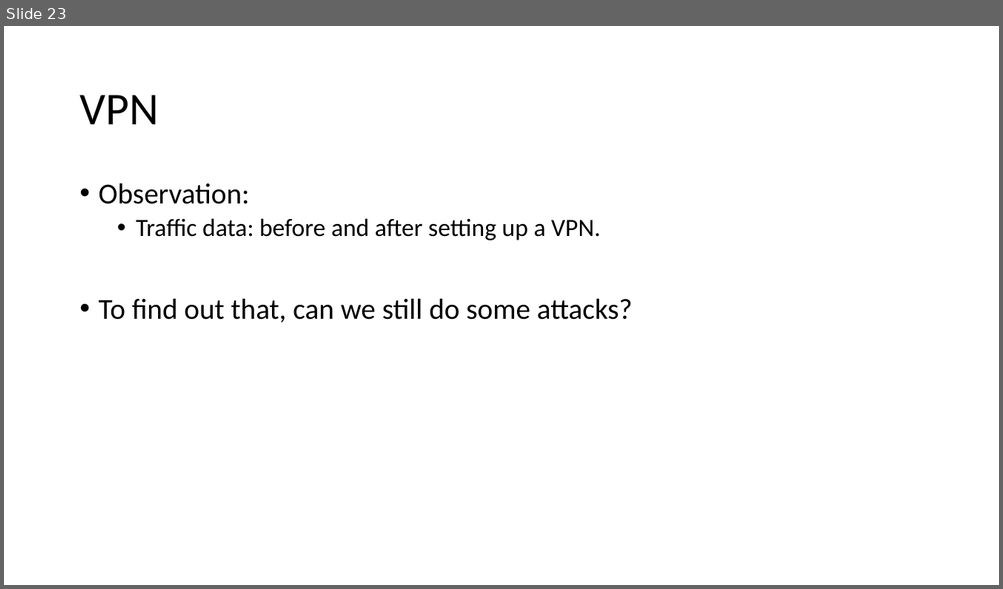
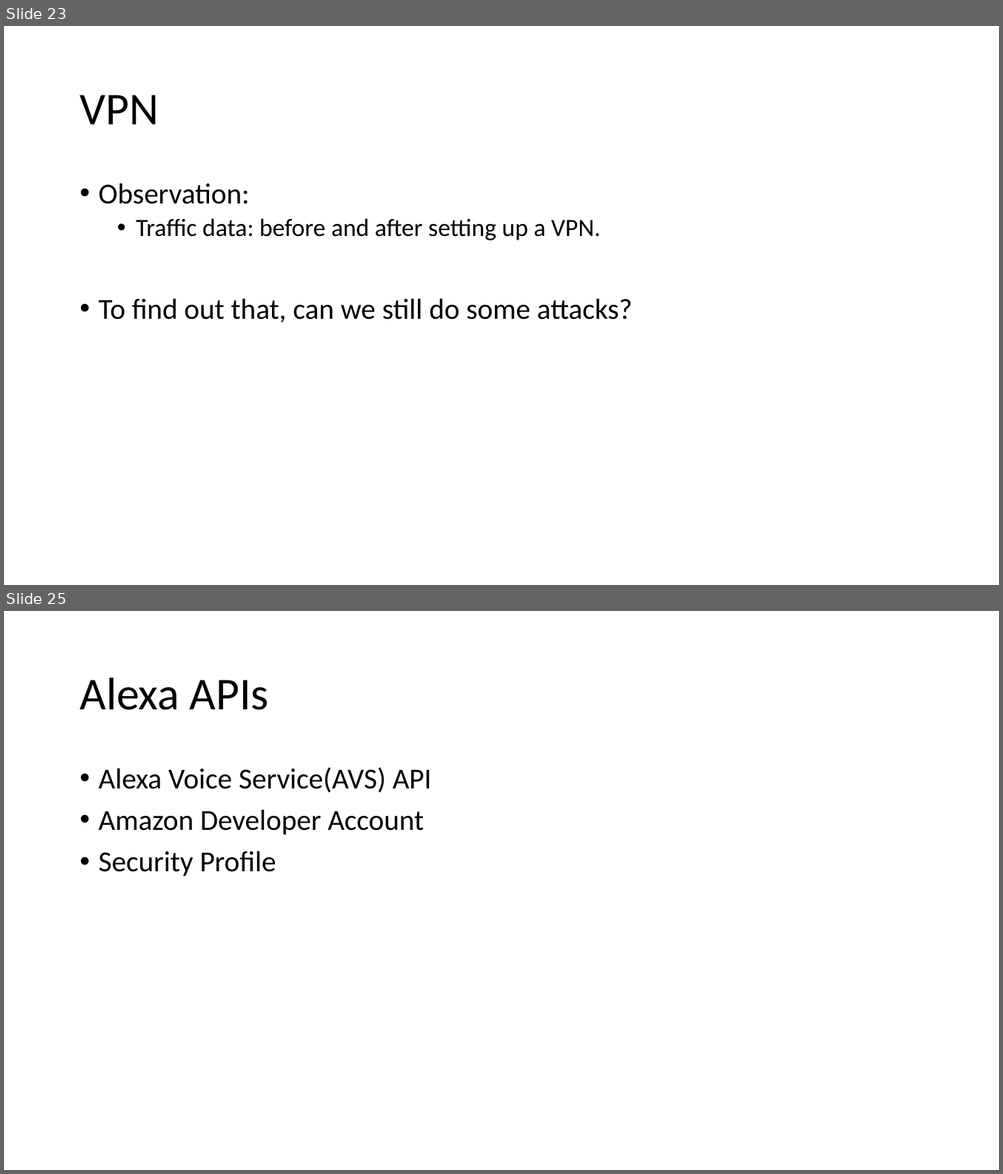
Before and after one commit to GXG-CS/Pi-Alexa, a slide deck: Presentation1.pptx. Shown one above the other, each under a label of ours: slide 23 before the commit, slides 23 and 25 after it; the slides between them are not shown. The pictures are 1003x589 and 1003x1174 pixels, drawn with LibreOffice and Linux fonts; fonts in the diff are those of the drawing. Boxes give left, top, right and bottom in pixels: in the first picture for what was removed or moved away, otherwise in the second. Text is boxed around its words. In the diff, an @@ line names an element or a change of style, - is before the commit and + after.

```diff
--- a/Presentation1.pptx
+++ b/Presentation1.pptx
@@ slide 25 added at bbox=[4, 611, 999, 1170], background #FFFFFF @@
@@ title added at bbox=[79, 678, 269, 710], 44 pt, text #000000 @@
+Alexa APIs
@@ text added at bbox=[99, 767, 432, 877], 28 pt, text #000000 @@
+• Alexa Voice Service(AVS) API
+• Amazon Developer Account
+• Security Profile
```
Also in this commit, not shown: 1 slide changed, 1 other slide added, 1 other file.
